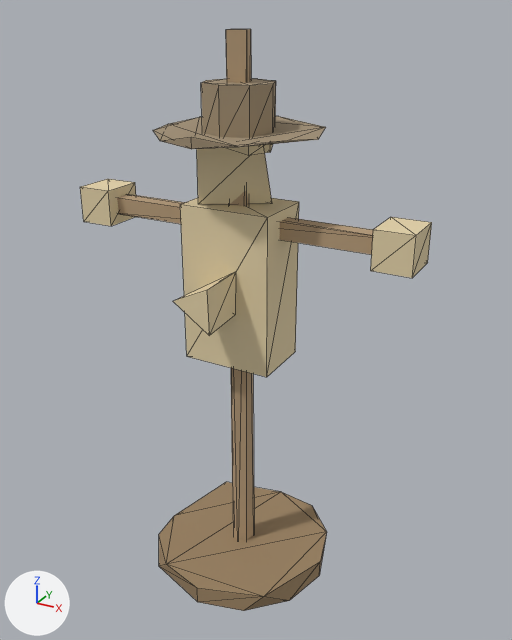
Two versions of the glTF model game/isla-ancestral/assets/3d/baja/33-Agricultura_espantapajaros.glb, one commit apart.
Rendered twice from a camera (50 mm lens) standing at (1.35, -2.33, 2.41) and looking at (0.05, 0.04, 1.23). The lights are fixed; the arrows at lower left show +X, +Y and +Z. The picture after the commit comes second. Mesh edges are drawn as thin lines. Vertices at exactly the same position are counted once.

Names of what the first picture shows: 'SM_Espanta_M_Espanta_Cara', 'SM_Espanta_M_Espanta_Madera', 'SM_Espanta_M_Espanta_Paja', 'SM_Espanta_M_Espanta_Tierra', 'SM_Espanta_M_Espanta_Trapo' and 1 more.
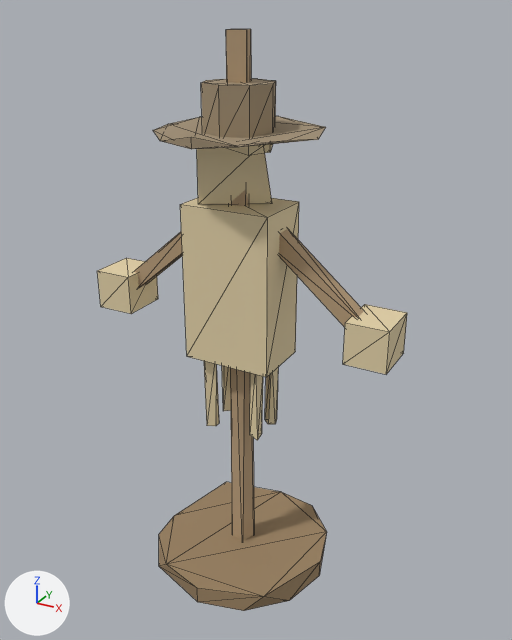
The change, as a list of edits to the scene's bpy script:
```text
Change me_sm_espanta_m_espanta_madera_001:
    used by ob_sm_espanta_m_espanta_madera; location = (0.0, 0.0, 0.0)
    remove me_sm_espanta_m_espanta_madera_001.from_pydata(...)  # 18 vertices, 28 faces; spans x -0.65..0.65, y -0.05..0.05, z 0.05..2.35
    add me_sm_espanta_m_espanta_madera_001.from_pydata(...)  # 24 vertices, 36 faces; spans x -0.57..0.57, y -0.05..0.05, z 0.05..2.35
    me_sm_espanta_m_espanta_madera_001 part 1
    4 vertices are removed from x -0.05..0.04, y -0.05..0.0, z 0.05
    11 faces are deleted
    2 vertices are added at (0.02, -0.05, 0.05), (-0.05, -0.02, 0.05)
    7 new faces join them
    me_sm_espanta_m_espanta_madera_001 part 2
    8 vertices are removed from x -0.65..0.65, y -0.04..0.04, z 1.62..1.68
    12 faces are deleted
    8 vertices are added at x -0.57..0.57, y -0.04, z 1.27..1.65
    8 new vertices lie (0.0, 0.08, 0.0) away from vertices in x -0.57..0.57, y -0.04, z 1.27..1.65
    24 new faces join them
Change me_sm_espanta_m_espanta_paja_001:
    used by ob_sm_espanta_m_espanta_paja; location = (0.0, 0.0, 0.0)
    remove me_sm_espanta_m_espanta_paja_001.from_pydata(...)  # 36 vertices, 52 faces; spans x -0.725..0.725, y -0.33..0.33, z 1.075..1.725
    add me_sm_espanta_m_espanta_paja_001.from_pydata(...)  # 54 vertices, 80 faces; spans x -0.665..0.665, y -0.13..0.13, z 0.74..1.725
    me_sm_espanta_m_espanta_paja_001 part 3: a new loose piece, a box spanning x -0.665..-0.495, y -0.1..0.1, z 1.195..1.365, in mat_mat_espanta_paja (beige #e5d3aa)
    me_sm_espanta_m_espanta_paja_001 part 4: a new loose piece, a box spanning x 0.495..0.665, y -0.1..0.1, z 1.195..1.365, in mat_mat_espanta_paja (beige #e5d3aa)
    me_sm_espanta_m_espanta_paja_001 part 5: the loose piece of 8 vertices spanning x -0.725..-0.575, y -0.09..0.09, z 1.575..1.725 is deleted
    me_sm_espanta_m_espanta_paja_001 part 6: the loose piece of 8 vertices spanning x 0.575..0.725, y -0.09..0.09, z 1.575..1.725 is deleted
    me_sm_espanta_m_espanta_paja_001 part 7: the loose piece of 6 vertices spanning x -0.102..0.054, y -0.33..-0.13, z 1.306..1.494 is deleted
    me_sm_espanta_m_espanta_paja_001 part 8
    30 vertices are added at x -0.136..0.136, y -0.099..0.099, z 0.74..1.1
    44 new faces join them
    other edits to the shape of me_sm_espanta_m_espanta_paja_001 do not show in these pictures
```

Where the change shows, as pixel boxes [x1, y1, x2, y2] in the pictures (512 x 640 px):
'SM_Espanta_M_Espanta_Paja', reshaped (12% narrower, 22% taller)
    before: [80, 179, 432, 377]
    after: [97, 198, 407, 440]
'SM_Espanta_M_Espanta_Madera', reshaped (mostly hidden)
    before: [117, 29, 373, 541]
    after: [134, 29, 364, 541]
part 1 of me_sm_espanta_m_espanta_madera_001, cut back
    both: [226, 30, 254, 541]
part 2 of me_sm_espanta_m_espanta_madera_001, reshaped
    before: [117, 194, 373, 255]
    after: [134, 229, 364, 327]
part 3 of me_sm_espanta_m_espanta_paja_001, added (beige)
    after: [97, 258, 158, 314]
part 4 of me_sm_espanta_m_espanta_paja_001, added (beige)
    after: [343, 304, 407, 374]
part 5 of me_sm_espanta_m_espanta_paja_001, deleted (beige)
    before: [80, 179, 136, 226]
part 6 of me_sm_espanta_m_espanta_paja_001, deleted (beige)
    before: [371, 217, 432, 278]
part 7 of me_sm_espanta_m_espanta_paja_001, deleted (beige)
    before: [173, 272, 236, 336]
part 8 of me_sm_espanta_m_espanta_paja_001, added (beige)
    after: [204, 361, 278, 440]
